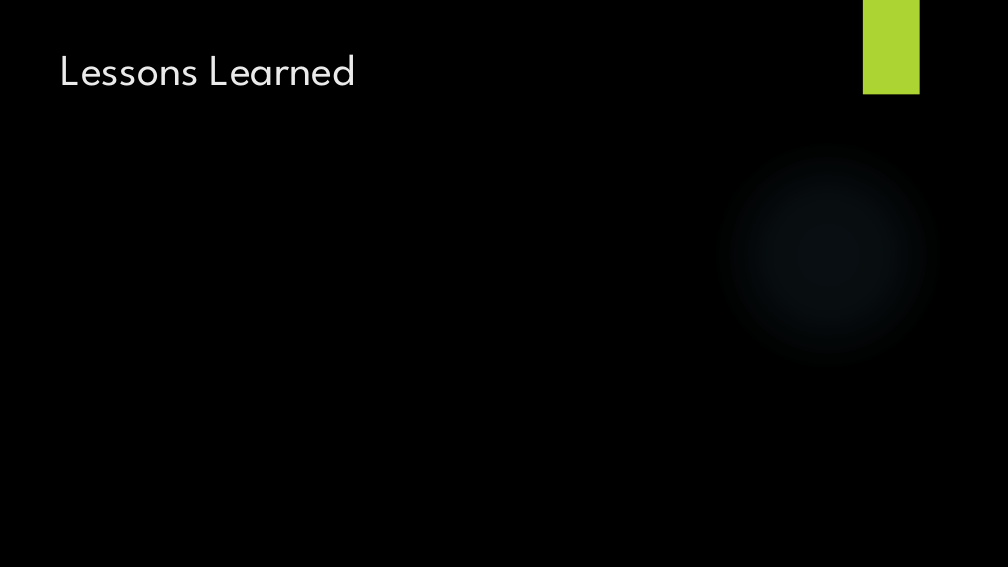
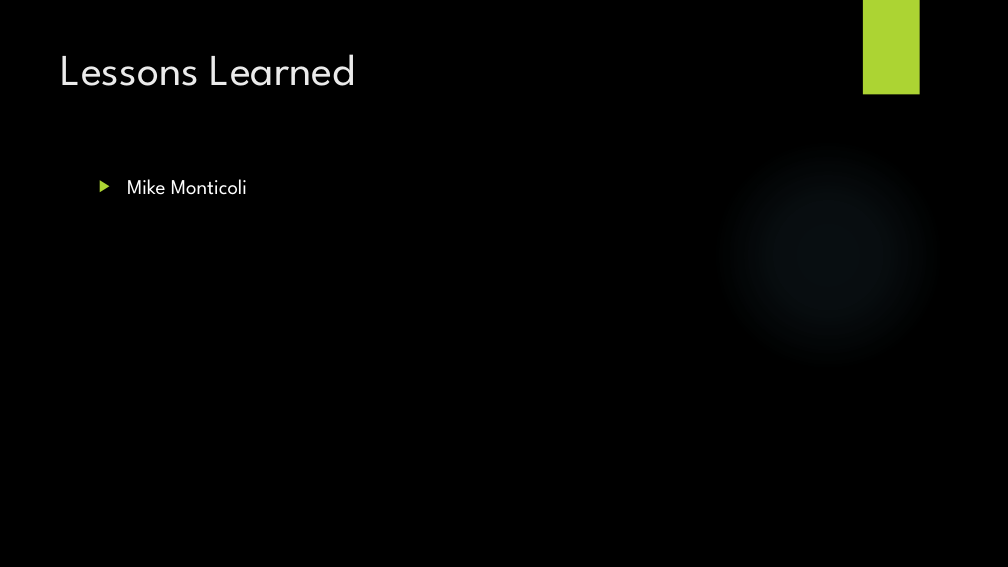
Before and after one commit to lucakuendig/INM21_Group_B, a slide deck: slide 16 of 06_Praesentation/Praesentation_Mangel_Manager.pptx (slide 11 before the commit). Drawn at 1008x567 pixels with LibreOffice and Linux fonts; fonts in the diff are those of the drawing; background and template pictures are left out. Boxes give left, top, right and bottom in pixels: in the first picture for what was removed or moved away, otherwise in the second. Text is boxed around its words. In the diff, an @@ line names an element or a change of style, - is before the commit and + after.

```diff
--- a/06_Praesentation/Praesentation_Mangel_Manager.pptx
+++ b/06_Praesentation/Praesentation_Mangel_Manager.pptx
@@ text added at [127, 179, 247, 195], 20 pt, text #FFFFFF @@
+▶ Mike Monticoli
```
Also in this commit, not shown: 7 other slides changed, 5 slides added, 1 other file.
